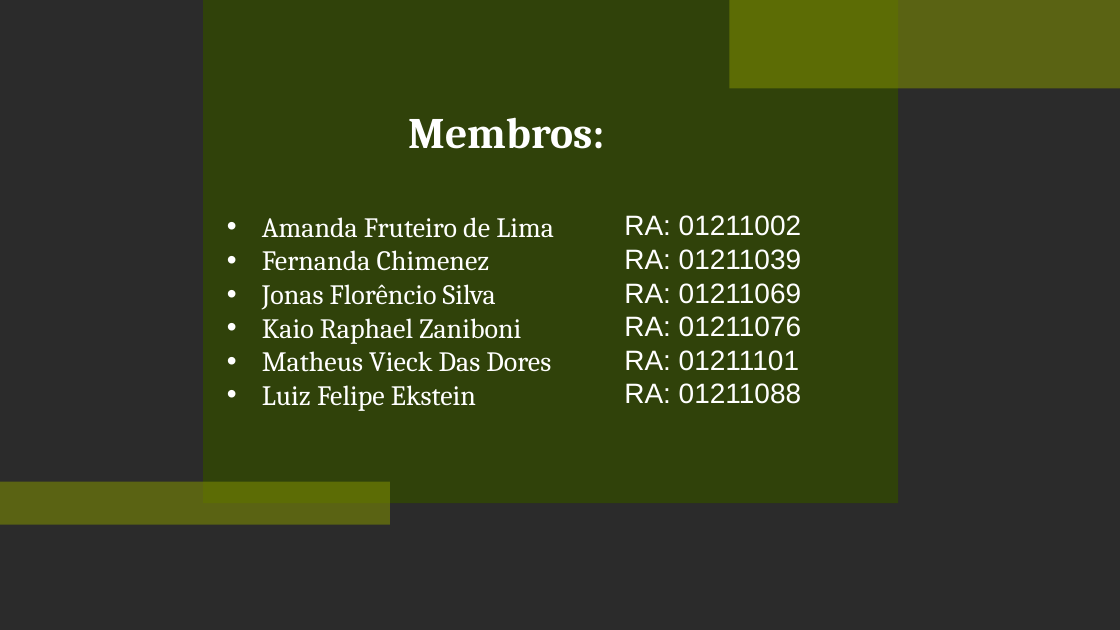
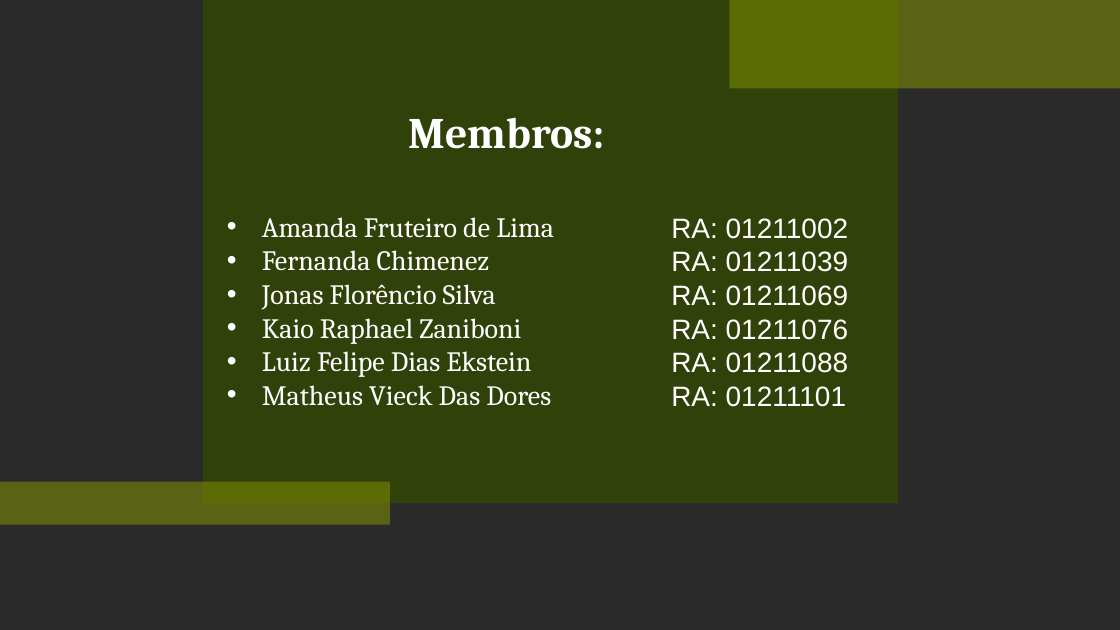
Before and after one commit to KaioZaniboni/wisoy-1, a slide deck: slide 2 of Documentos/APRESENTAÇÃO.SPRINT2.pptx. Drawn at 1120x630 pixels with LibreOffice and Linux fonts; fonts in the diff are those of the drawing; background and template pictures are left out; a plain dark background stands for a picture behind light text. Boxes give left, top, right and bottom in pixels: in the first picture for what was removed or moved away, otherwise in the second. Text is boxed around its words. In the diff, an @@ line names an element or a change of style, - is before the commit and + after.

```diff
--- a/Documentos/APRESENTAÇÃO.SPRINT2.pptx
+++ b/Documentos/APRESENTAÇÃO.SPRINT2.pptx
@@ text "RA: 01211002": place and size @@
-text "RA: 01211002" at <box>624,215,801,404</box>
+text "RA: 01211002" at <box>671,218,848,407</box>
@@ text at <box>262,351,531,377</box>: paragraph added @@
+• Luiz Felipe Dias Ekstein
@@ text at <box>671,352,848,373</box>: paragraph added @@
+RA: 01211088
@@ text at <box>262,385,476,406</box>: paragraph removed @@
-• Luiz Felipe Ekstein
@@ text at <box>624,383,801,404</box>: paragraph removed @@
-RA: 01211088
```
Also in this commit, not shown: 9 other slides changed, 5 other files.
